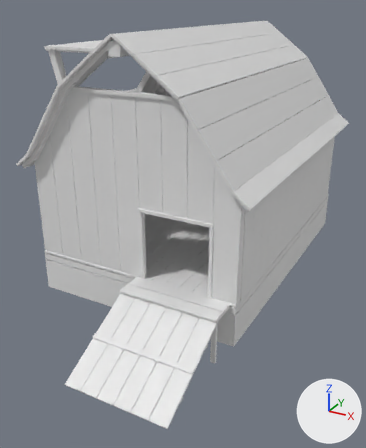
An edit to the Blender file Assets/KoboldKare/Models/Furniture/Barn.blend, drawn before and after from the same camera.
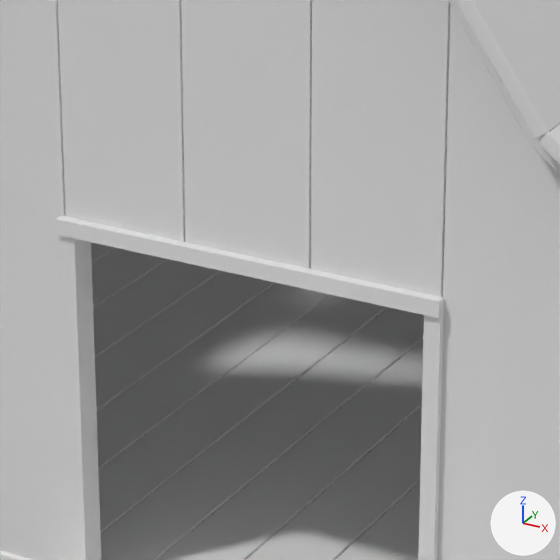
Each version is shown whole from a camera (50 mm lens) standing at (14.2, -28.9, 13.7) and looking at (0.6, -4.2, 1.3), then close up on the part from 35% to 64% of the width and 37% to 61% of the height. The axes (+X, +Y, +Z) are drawn at lower right. The lights are the same throughout.

Objects in the first close-up: 'Structure'.
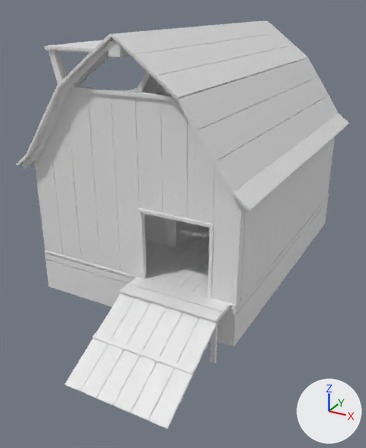
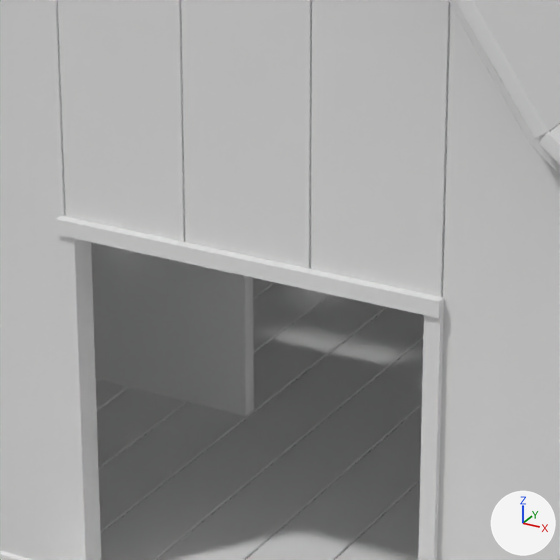
Boxes [x1, y1, x2, y2] around the edits, measured in the close-ups (560 x 560 px):
'Cube.007', shown
    after: [91, 242, 254, 416]

Diff of the bpy script that builds the scene:
```diff
--- a/Assets/KoboldKare/Models/Furniture/Barn.blend.py
+++ b/Assets/KoboldKare/Models/Furniture/Barn.blend.py
@@ ob_cube_007 @@
 _m = ob_cube_007.modifiers.new('WeightedNormal', 'WEIGHTED_NORMAL')
-ob_cube_007.hide_set(True)
```
